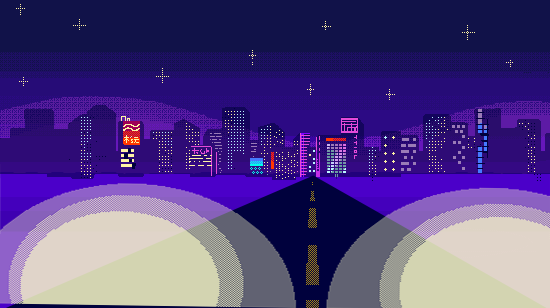
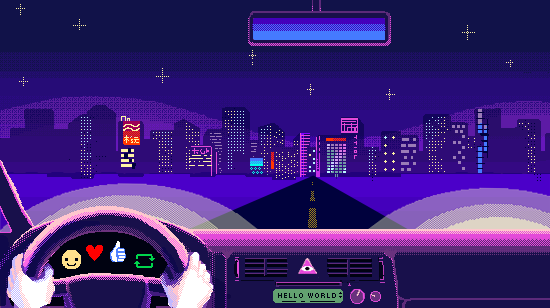
Layered file, before and after one edit (550 x 308). Changes by layer:
showed "Layer 33" over [6, 252, 214, 308]
showed "Layer 35" over [248, 0, 391, 46]
showed "Layer 25" over [234, 257, 385, 304]
showed "Layer 19" over [0, 221, 231, 308]
showed "Layer 16" over [14, 206, 199, 308]
showed "Layer 27" over [0, 160, 550, 308]
showed "Layer 36" over [62, 241, 155, 269]
showed "Layer 14" over [0, 215, 243, 308]
